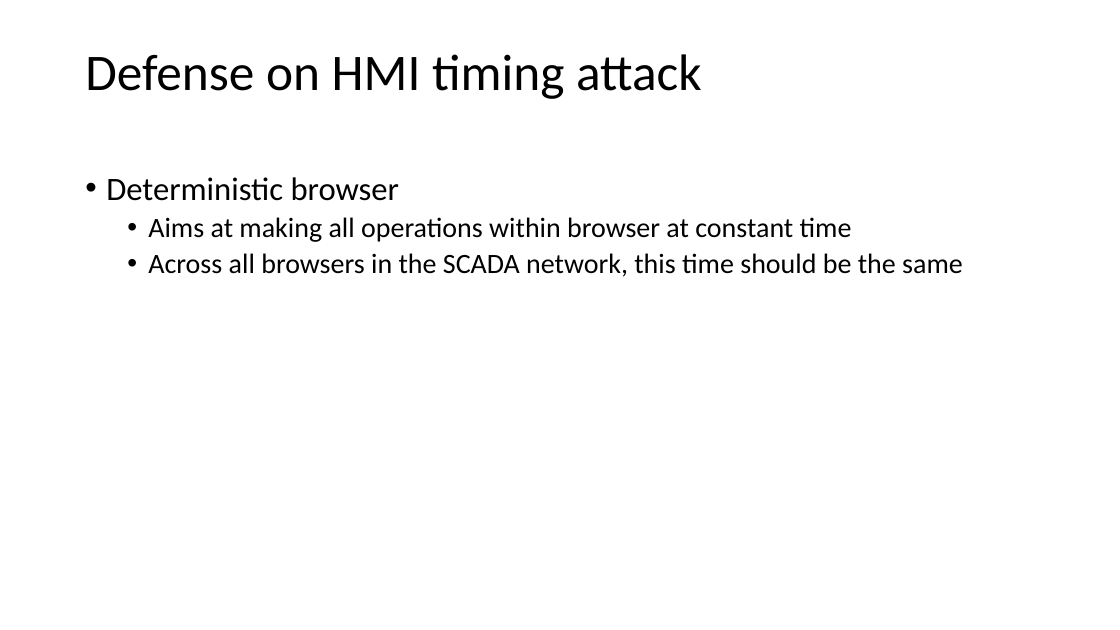
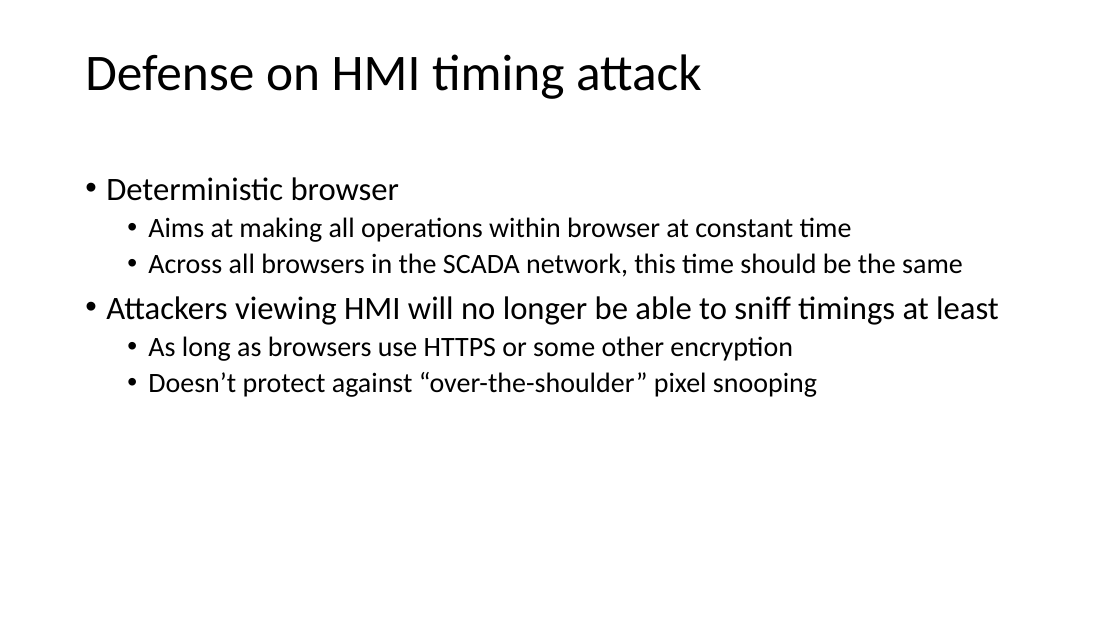
Before and after one commit to CodeFluent/Notes, a slide deck: slide 10 of CS-6222/Fall_2018/project/Smart City Security - Attack and Defense Strategems.pptx (slide 11 before the commit). Drawn at 1120x630 pixels with LibreOffice and Linux fonts; fonts in the diff are those of the drawing. Boxes give left, top, right and bottom in pixels: in the first picture for what was removed or moved away, otherwise in the second. Text is boxed around its words. In the diff, an @@ line names an element or a change of style, - is before the commit and + after.

```diff
--- a/CS-6222/Fall_2018/project/Smart City Security - Attack and Defense Strategems.pptx
+++ b/CS-6222/Fall_2018/project/Smart City Security - Attack and Defense Strategems.pptx
@@ text at (106,296,999,397): paragraphs added @@
+• Attackers viewing HMI will no longer be able to sniff timings at least
+  • As long as browsers use HTTPS or some other encryption
+  • Doesn’t protect against “over-the-shoulder” pixel snooping
```
Also in this commit, not shown: 2 other slides changed, 5 slides added, 6 slides removed, 1 other file.
